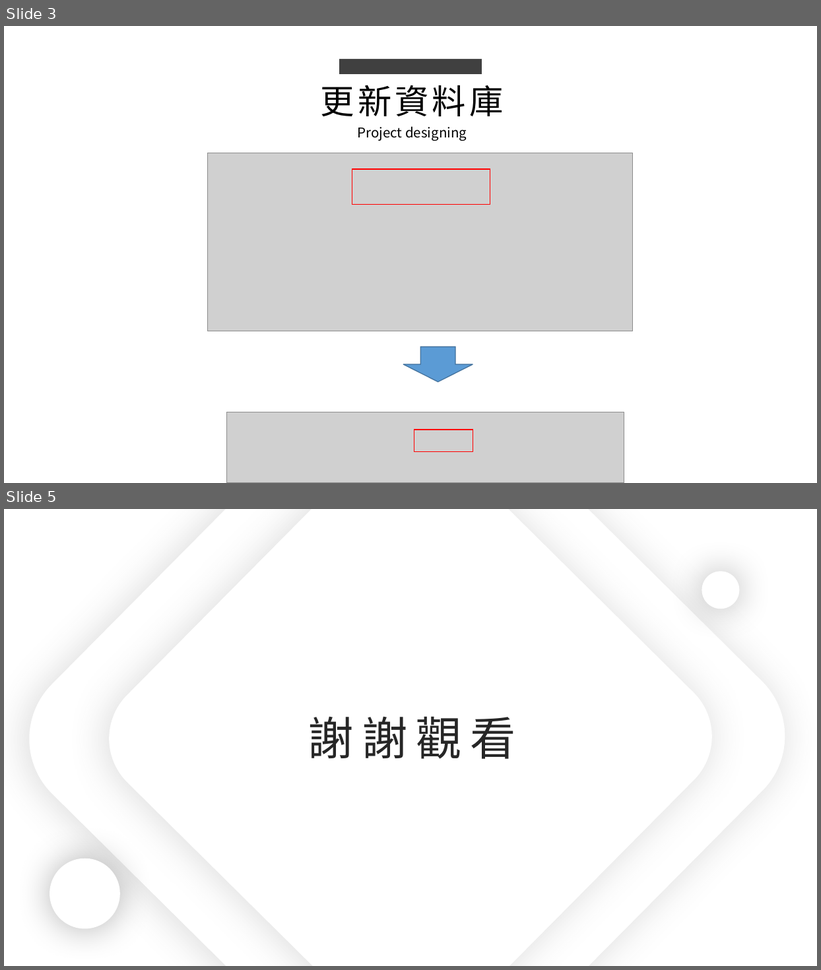
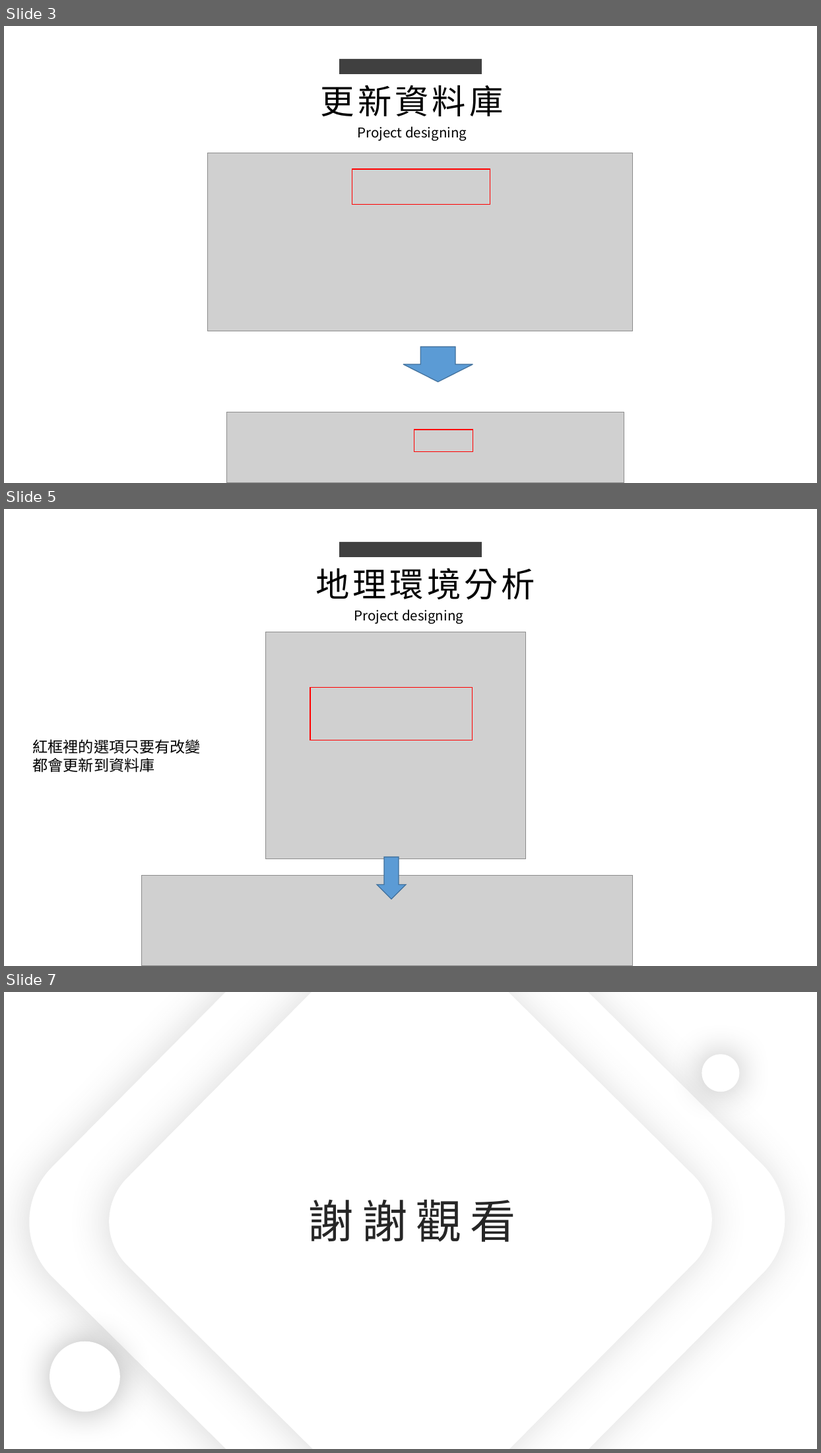
Before and after one commit to king637324/KnowledgeGreenhouseSystem, a slide deck: 工作日報_葉柏漢/2021.08/2021.08.12(加班)~2021.08.13工作日報_葉柏漢.pptx. Shown one above the other, each under a label of ours: slides 3 and 5 before the commit, slides 3, 5 and 7 after it; the slides between them are not shown. The pictures are 821x970 and 821x1453 pixels, drawn with LibreOffice and Linux fonts; fonts in the diff are those of the drawing; grey boxes stand for pictures. Boxes give left, top, right and bottom in pixels: in the first picture for what was removed or moved away, otherwise in the second. Text is boxed around its words. In the diff, an @@ line names an element or a change of style, - is before the commit and + after.

```diff
--- a/工作日報_葉柏漢/2021.08/2021.08.12(加班)~2021.08.13工作日報_葉柏漢.pptx
+++ b/工作日報_葉柏漢/2021.08/2021.08.12(加班)~2021.08.13工作日報_葉柏漢.pptx
@@ slide 5 added at (4,509,817,966), background #FFFFFF @@
@@ rectangle added at (339,542,482,557), fill #404040 @@
@@ text added at (316,568,535,600), 40 pt, text #000000 @@
+地理環境分析
@@ text added at (354,609,463,624), 16 pt, text #000000 @@
+Project designing
@@ picture added at (265,632,525,859) @@
@@ rectangle added at (310,688,473,741), outline #FF0000 1 pt @@
@@ text added at (33,739,201,772), 18 pt, text #000000 @@
+紅框裡的選項只要有改變
+都會更新到資料庫
@@ right arrow added at (377,857,407,900), fill #5B9BD5, outline #43739E 1 pt @@
@@ picture added at (141,875,633,966) @@
@@ what was slide 5 is now slide 7 @@
```
Also in this commit, not shown: 2 slides changed, 1 other slide added, 9 other files.
